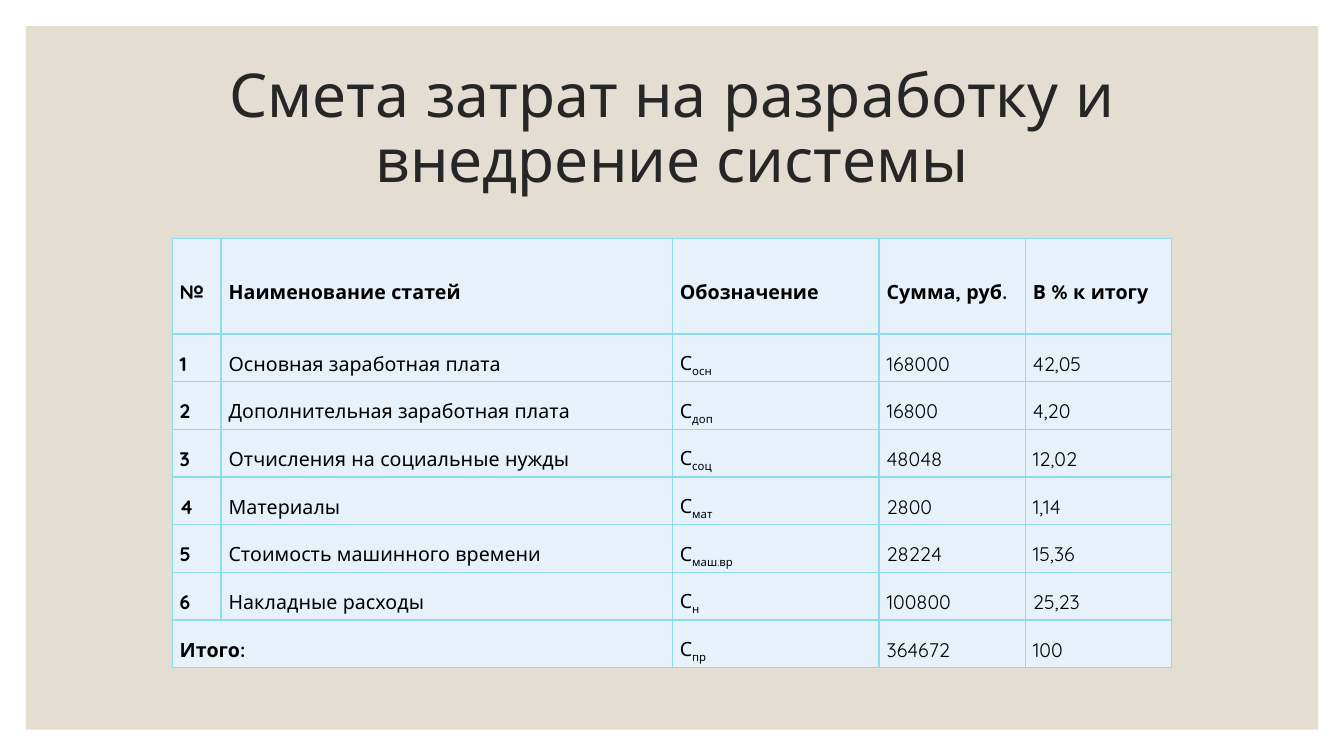
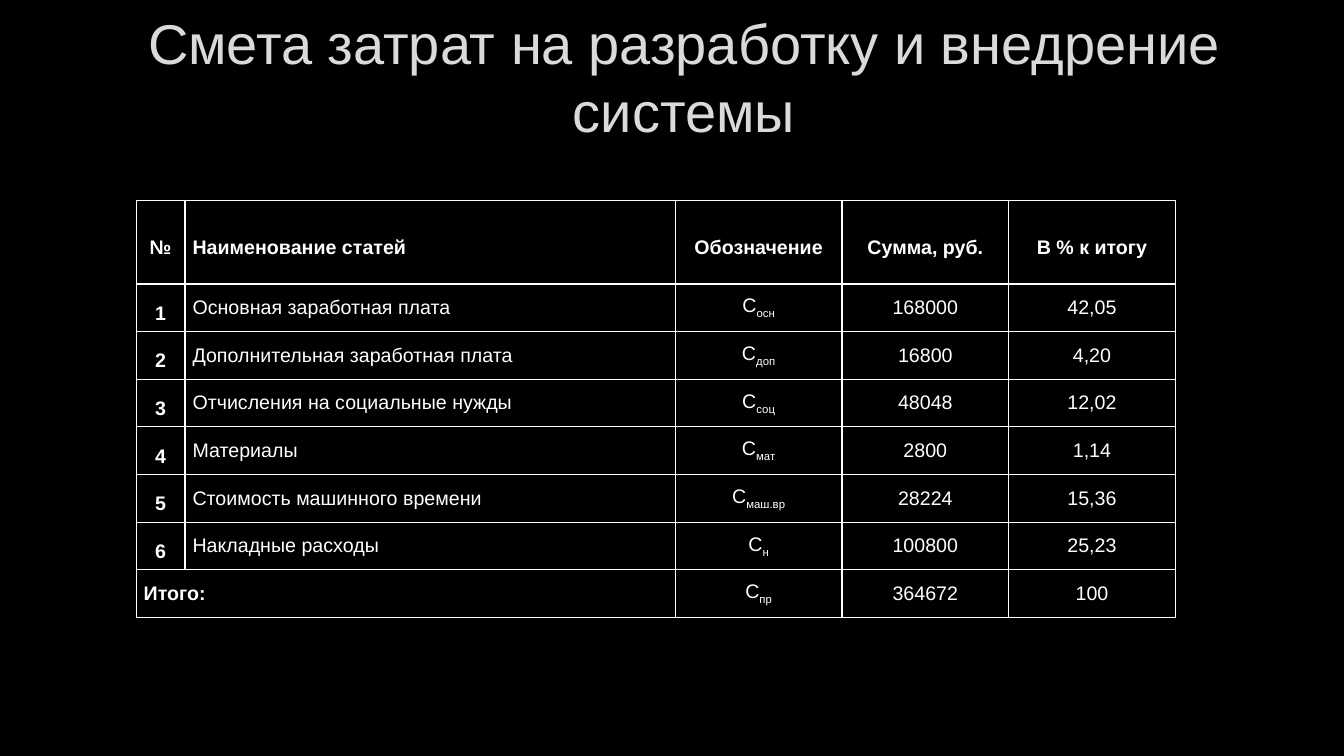
Before and after one commit to PolMarzia/diplom, a slide deck: slide 14 of Prez.pptx. Drawn at 1344x756 pixels with LibreOffice and Linux fonts; fonts in the diff are those of the drawing; background and template pictures are left out. Boxes give left, top, right and bottom in pixels: in the first picture for what was removed or moved away, otherwise in the second. Text is boxed around its words. In the diff, an @@ line names an element or a change of style, - is before the commit and + after.

```diff
--- a/Prez.pptx
+++ b/Prez.pptx
@@ background #FFFFFF to picture (left out) @@
@@ rectangle removed at bbox=[26, 26, 1319, 730] @@
@@ title "Смета затрат на разработку и ...": place and size @@
-title "Смета затрат на разработку и ..." at bbox=[229, 71, 1114, 197]
+title "Смета затрат на разработку и ..." at bbox=[148, 23, 1220, 133]
@@ title "Смета затрат на разработку и ..." at bbox=[148, 23, 1220, 133]: size 43.2 to 40 pt, font Quicksand to Arial, text colour #262626 to #DADADA, letter outline none to #404040 0.75 pt; line spacing 0.9 to 1 @@
@@ table at bbox=[136, 201, 1174, 618] @@
@@ fill #E8F1FA to none in 39 cells @@
@@ font Quicksand to Arial, text colour #000000 to #FFFFFF @@
@@ alignment left to centre @@
@@ line spacing 1.5 to 1 @@
@@ less space between paragraphs @@
@@ borders changed @@
@@ table: place and size @@
-table at bbox=[172, 239, 1172, 668]
+table at bbox=[136, 201, 1174, 618]
```
Also in this commit, not shown: 15 other slides changed, 1 other file.
